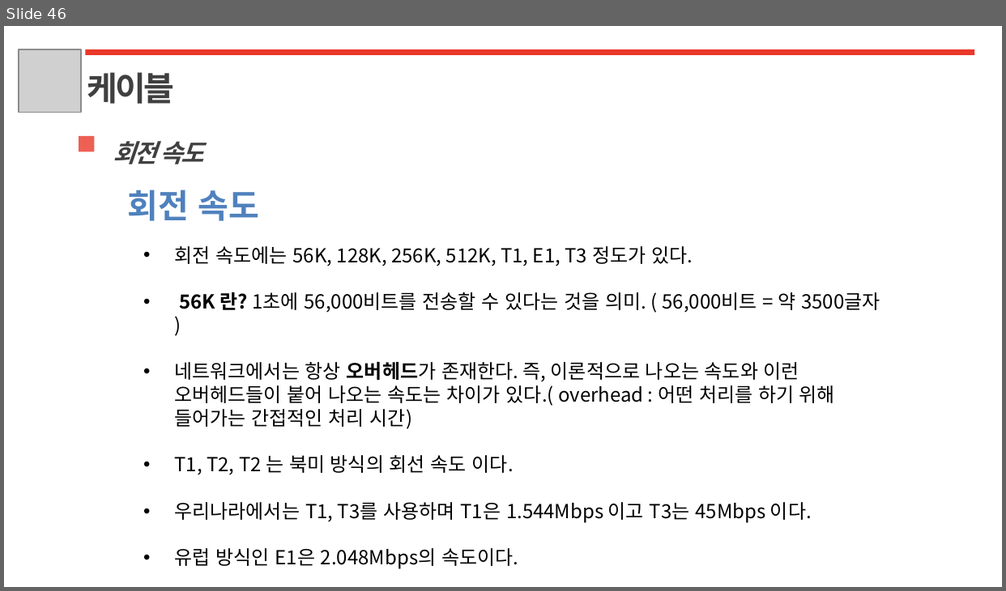
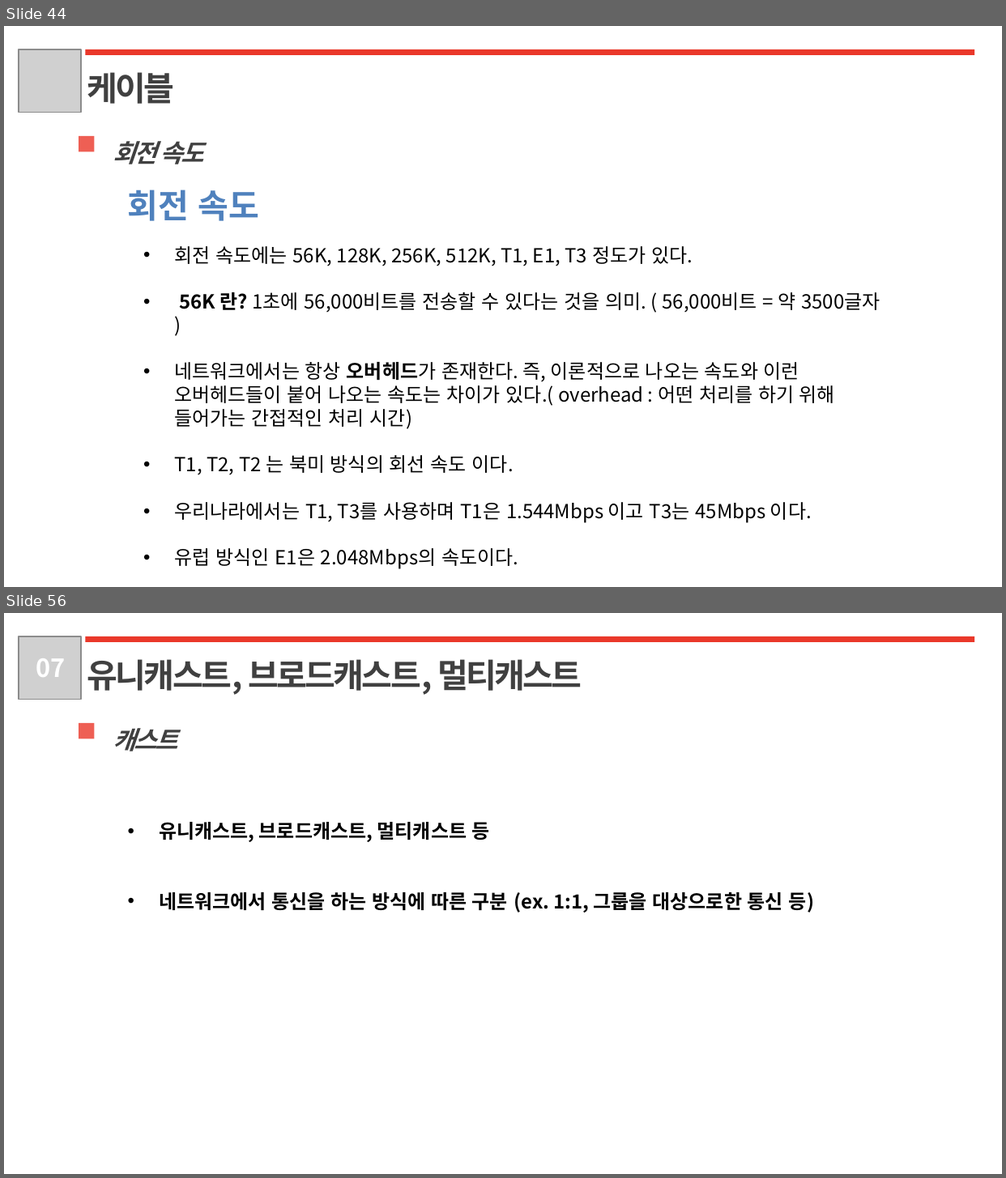
Before and after one commit to LeeSM0518/TIL, a slide deck: Network/Network_1week.pptx. Shown one above the other, each under a label of ours: slide 46 before the commit, slides 44 and 56 after it; the slides between them are not shown. The pictures are 1006x591 and 1006x1178 pixels, drawn with LibreOffice and Linux fonts; fonts in the diff are those of the drawing; grey boxes stand for pictures. Boxes give left, top, right and bottom in pixels: in the first picture for what was removed or moved away, otherwise in the second. Text is boxed around its words. In the diff, an @@ line names an element or a change of style, - is before the commit and + after.

```diff
--- a/Network/Network_1week.pptx
+++ b/Network/Network_1week.pptx
@@ slide 56 added at <box>4,613,1002,1174</box>, background #FFFFFF @@
@@ picture added at <box>19,637,82,700</box> @@
@@ text added at <box>36,658,65,677</box>, 18 pt, text #FFFFFF, bold @@
+07
@@ rectangle added at <box>85,637,974,643</box>, fill #EA382A @@
@@ text added at <box>87,659,582,695</box>, 24 pt, text #404040, bold @@
+유니캐스트, 브로드캐스트, 멀티캐스트
@@ rectangle added at <box>79,723,95,739</box>, fill #EE5F54 @@
@@ text added at <box>113,728,178,752</box>, 18 pt, text #404040, bold, italic @@
+캐스트
@@ text added at <box>159,822,814,913</box>, 14 pt, text #000000, bold @@
+• 유니캐스트, 브로드캐스트, 멀티캐스트 등
+• 네트워크에서 통신을 하는 방식에 따른 구분 (ex. 1:1, 그룹을 대상으로한 통신 등)
@@ what was slide 46 is now slide 44 @@
```
Also in this commit, not shown: 30 other slides added, 2 slides removed, 4 other files.
